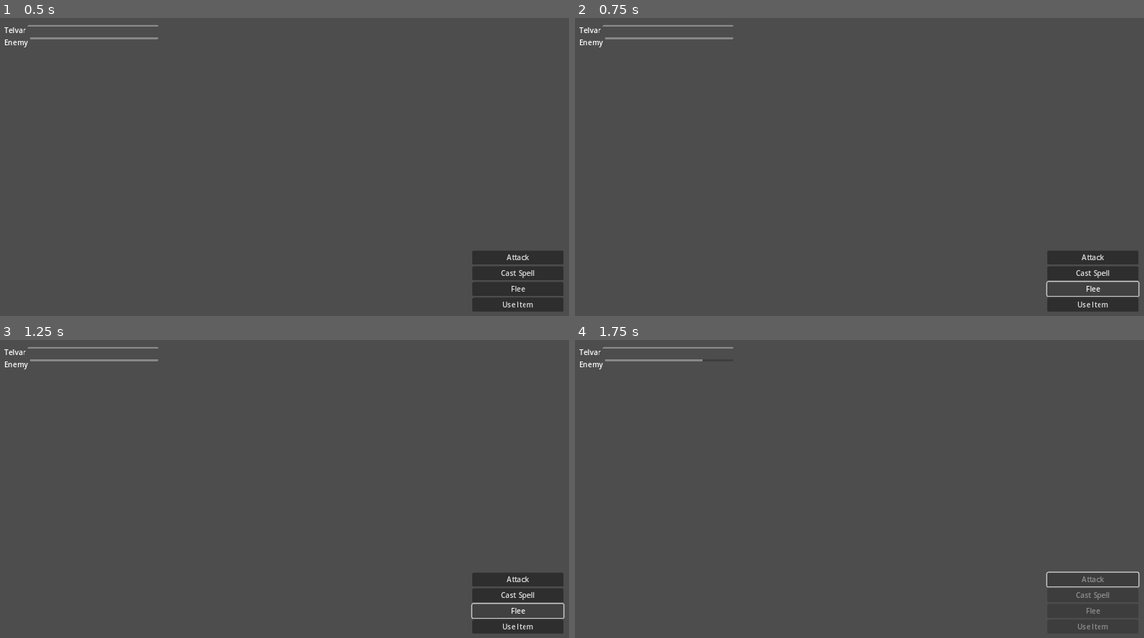
Above: before the commit, frames 1-4 (two rows, left to right).
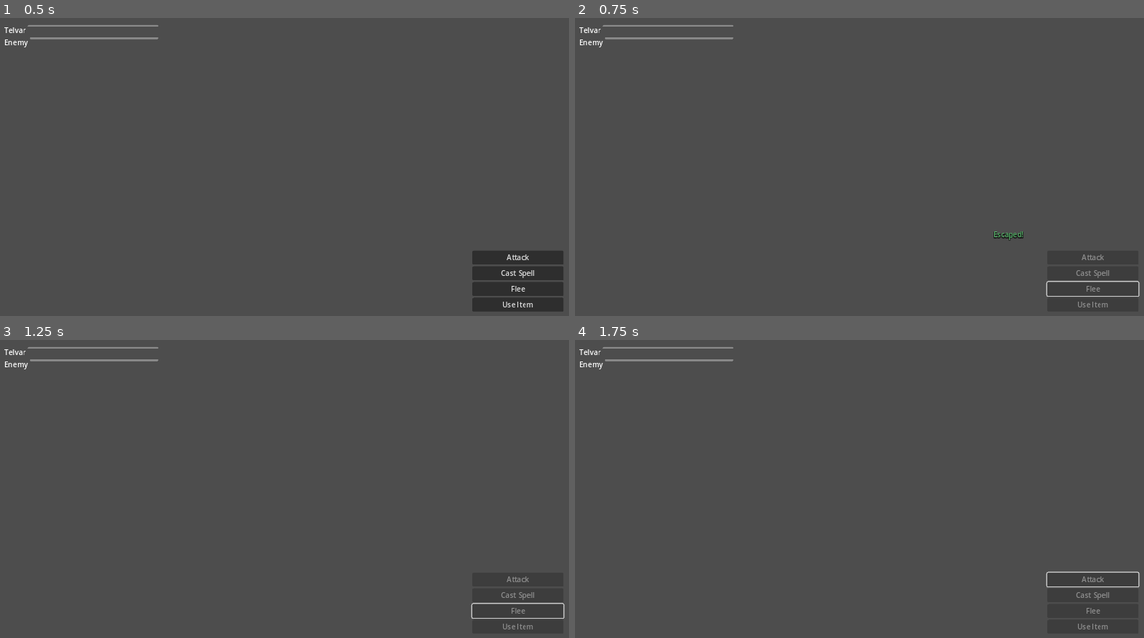
Above: after the commit, the same moments.

Repository: markcromwell/telvar-secundus
Game: Godot game, scene res://scenes/combat_ui.tscn
The game is run twice, just before and just after one commit, with the same random seed, the same clock (stepped at 60 frames per second) and the same inputs.
Inputs (mouse positions are in pixels of both pictures, inside the frame that each line leads up to):
- Up to frame 1 (0.5 s): no input
- Up to frame 2 (0.75 s): click "Flee" at 0.5 s
- Up to frame 3 (1.25 s): no input
- Up to frame 4 (1.75 s): click (1092, 578) at 1.25 s, where only the run before the commit has a clickable "Attack"

Frame 1 is identical in both runs. In frame 2, 0.2% of the frame differs, in the area x 73-94%, y 71-98%; in frame 3, 0.1%; in frame 4, less than 0.1%.

Commit message:
Code Forge: phase 2674 implementation
Spec #1288 — automated implementation by cursor worker
Phase: Flee and Counterattack Mechanics
Complexity: simple
Branch: feature/spec-1288-phase-2674

Diff:
--- a/scripts/player_combat_actions.gd
+++ b/scripts/player_combat_actions.gd
@@ -1,15 +1,19 @@
 extends Node
 
 ## Bridges main-scene UI (owned by other phases) to combat state: wires Attack and
-## applies 2–6 physical damage at range 1 with floating damage text.
+## applies 2–6 physical damage at range 1 with floating damage text. Wires Flee:
+## 60% escape (disables action menu), 40% failure → enemy counterattack (2–6 dmg)
+## then enemy turn.
 
 const MELEE_RANGE_TILES: int = 1
+const FLEE_SUCCESS_CHANCE: float = 0.6
 
 
 func _ready() -> void:
 	# Autoload runs before the main scene is current_scene; wait one frame to wire UI.
 	await get_tree().process_frame
 	_try_wire_attack_button()
+	_try_wire_flee_button()
 
 
 func _try_wire_attack_button() -> void:
@@ -23,6 +27,17 @@
 			b.pressed.connect(_on_attack_pressed)
 
 
+func _try_wire_flee_button() -> void:
+	var scene_root: Node = get_tree().current_scene
+	if scene_root == null:
+		return
+	var flee_btn: Node = scene_root.find_child("Flee", true, false)
+	if flee_btn is Button:
+		var b: Button = flee_btn as Button
+		if not b.pressed.is_connected(_on_flee_pressed):
+			b.pressed.connect(_on_flee_pressed)
+
+
 func _on_attack_pressed() -> void:
 	if not CombatManager.is_player_turn():
 		return
@@ -36,6 +51,35 @@
 	_refresh_enemy_hp_bar()
 	_spawn_damage_float(damage)
 	CombatManager.begin_enemy_turn()
+
+
+func _on_flee_pressed() -> void:
+	if not CombatManager.is_player_turn():
+		return
+	if CombatManager.enemy_hp <= 0:
+		return
+
+	if randf() < FLEE_SUCCESS_CHANCE:
+		_spawn_flee_result_float("Escaped!")
+		CombatManager.begin_enemy_turn()
+		return
+
+	var damage: int = randi_range(2, 6)
+	CombatManager.player_hp = maxi(0, CombatManager.player_hp - damage)
+	_refresh_player_hp_bar()
+	_spawn_player_hit_float(damage)
+	CombatManager.begin_enemy_turn()
+
+
+func _refresh_player_hp_bar() -> void:
+	var scene_root: Node = get_tree().current_scene
+	if scene_root == null:
+		return
+	var bar: Node = scene_root.find_child("PlayerHPBar", true, false)
+	if bar is ProgressBar:
+		var pb: ProgressBar = bar as ProgressBar
+		pb.max_value = float(CombatManager.player_max_hp)
+		pb.value = float(CombatManager.player_hp)
 
 
 func _is_target_in_melee_range() -> bool:
@@ -90,3 +134,79 @@
 	)
 	tw.chain()
 	tw.tween_callback(label.queue_free)
+
+
+func _spawn_player_hit_float(amount: int) -> void:
+	var scene_root: Node = get_tree().current_scene
+	if scene_root == null:
+		return
+	var host: Control = scene_root.get_node_or_null("Root") as Control
+	if host == null:
+		host = scene_root as Control
+
+	var label := Label.new()
+	label.text = "-%d" % amount
+	label.mouse_filter = Control.MOUSE_FILTER_IGNORE
+	label.add_theme_color_override("font_color", Color(0.95, 0.85, 0.2))
+	label.add_theme_color_override("font_outline_color", Color(0, 0, 0))
+	label.add_theme_constant_override("outline_size", 5)
+
+	host.add_child(label)
+
+	var player_bar: Node = scene_root.find_child("PlayerHPBar", true, false)
+	if player_bar is Control:
+		var c: Control = player_bar as Control
+		label.global_position = c.global_position + Vector2(-8.0, -36.0)
+	else:
+		label.global_position = Vector2(48.0, 56.0)
+
+	var tw := create_tween()
+	var end_pos: Vector2 = label.global_position + Vector2(0.0, -44.0)
+	tw.set_parallel(true)
+	tw.tween_property(label, "global_position", end_pos, 0.65).set_trans(Tween.TRANS_QUAD).set_ease(Tween.EASE_OUT)
+	tw.tween_property(
+		label,
+		"modulate",
+		Color(label.modulate.r, label.modulate.g, label.modulate.b, 0.0),
+		0.65,
+	)
+	tw.chain()
+	tw.tween_callback(label.queue_free)
+
+
+func _spawn_flee_result_float(message: String) -> void:
+	var scene_root: Node = get_tree().current_scene
+	if scene_root == null:
+		return
+	var host: Control = scene_root.get_node_or_null("Root") as Control
+	if host == null:
+		host = scene_root as Control
+
+	var label := Label.new()
+	label.text = message
+	label.mouse_filter = Control.MOUSE_FILTER_IGNORE
+	label.add_theme_color_override("font_color", Color(0.45, 0.95, 0.55))
+	label.add_theme_color_override("font_outline_color", Color(0, 0, 0))
+	label.add_theme_constant_override("outline_size", 5)
+
+	host.add_child(label)
+
+	var menu: Node = scene_root.find_child("ActionMenuVBox", true, false)
+	if menu is Control:
+		var c: Control = menu as Control
+		label.global_position = c.global_position + Vector2(-120.0, -28.0)
+	else:
+		label.global_position = Vector2(900.0, 480.0)
+
+	var tw := create_tween()
+	var end_pos: Vector2 = label.global_position + Vector2(0.0, -40.0)
+	tw.set_parallel(true)
+	tw.tween_property(label, "global_position", end_pos, 0.65).set_trans(Tween.TRANS_QUAD).set_ease(Tween.EASE_OUT)
+	tw.tween_property(
+		label,
+		"modulate",
+		Color(label.modulate.r, label.modulate.g, label.modulate.b, 0.0),
+		0.65,
+	)
+	tw.chain()
+	tw.tween_callback(label.queue_free)
